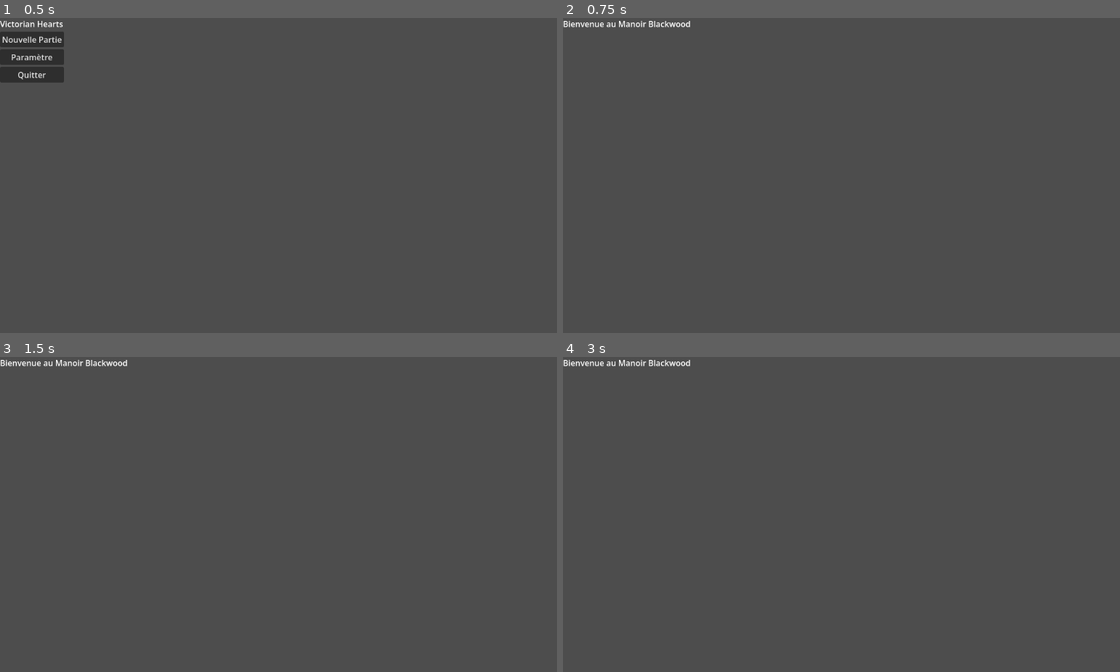
Above: before the commit, frames 1-4 (two rows, left to right).
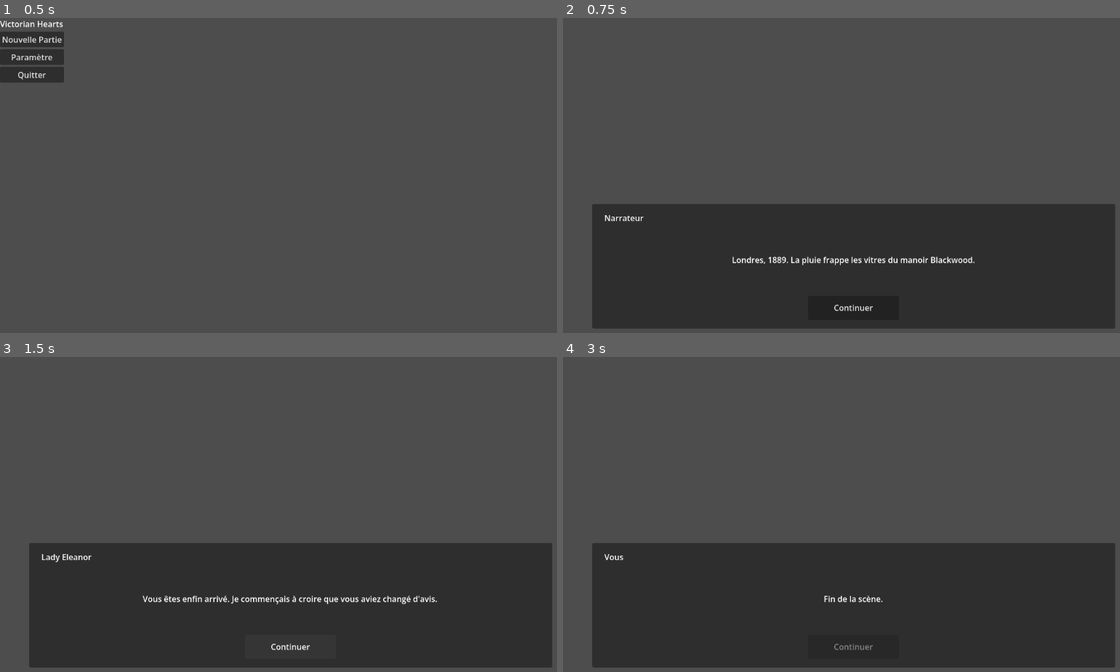
Above: after the commit, the same moments.

Repository: BaptisteKara90/dating-sim
Game: Godot game, scene res://scenes/menu/MainMenu.tscn
Same seed, same stepped clock (60 frames per second), same inputs: the game is played once before the commit and once after it.
Inputs (mouse positions are in pixels of both pictures, inside the frame that each line leads up to):
- Up to frame 1 (0.5 s): no input
- Up to frame 2 (0.75 s): click "Nouvelle Partie" at 0.5 s
- Up to frame 3 (1.5 s): click (289, 646) at 1.25 s, where only the run after the commit has a clickable "Continuer"
- Up to frame 4 (3 s): click (852, 646) at 2 s, where only the run after the commit has a clickable "Continuer"; click (852, 646) at 2.75 s, where only the run after the commit has a clickable "Continuer"

Frame 1 is identical in both runs. In frame 2, 37% of the frame differs, in the area x 0-100%, y 0-99%; in frame 3, 36%; in frame 4, 37%.

Commit message:
first scene

Diff:
--- /dev/null
+++ b/data/dialogues/intro.json
@@ -0,0 +1,17 @@
+[
+  {
+    "id": "intro_01",
+    "speaker": "Narrateur",
+    "text": "Londres, 1889. La pluie frappe les vitres du manoir Blackwood."
+  },
+  {
+    "id": "intro_02",
+    "speaker": "Lady Eleanor",
+    "text": "Vous êtes enfin arrivé. Je commençais à croire que vous aviez changé d'avis."
+  },
+  {
+    "id": "intro_03",
+    "speaker": "Vous",
+    "text": "Je n'aurais manqué cette invitation pour rien au monde."
+  }
+]
--- a/scenes/game/Game.tscn
+++ b/scenes/game/Game.tscn
@@ -1,13 +1,67 @@
 [gd_scene format=3 uid="uid://be4vtk61p68rq"]
 
-[node name="Control" type="Control" unique_id=41116574]
+[ext_resource type="Script" uid="uid://nb7s15580nwn" path="res://scripts/Game.gd" id="1_klkup"]
+
+[node name="Game" type="Control" unique_id=41116574]
 layout_mode = 3
-anchors_preset = 0
-offset_right = 40.0
-offset_bottom = 40.0
+anchor_right = 1.0
+anchor_bottom = 1.0
+grow_horizontal = 2
+grow_vertical = 2
+script = ExtResource("1_klkup")
 
-[node name="Label" type="Label" parent="." unique_id=146367504]
-layout_mode = 0
-offset_right = 40.0
-offset_bottom = 23.0
-text = "Bienvenue au Manoir Blackwood"
+[node name="Background" type="TextureRect" parent="." unique_id=1560218414]
+layout_mode = 1
+anchors_preset = 15
+anchor_right = 1.0
+anchor_bottom = 1.0
+grow_horizontal = 2
+grow_vertical = 2
+
+[node name="UI" type="Control" parent="." unique_id=1180775112]
+layout_mode = 1
+anchor_right = 1.0
+anchor_bottom = 1.0
+grow_horizontal = 2
+grow_vertical = 2
+
+[node name="DialogueBox" type="PanelContainer" parent="UI" unique_id=2112520239]
+layout_mode = 1
+anchors_preset = -1
+anchor_left = 0.05
+anchor_top = 0.7
+anchor_right = 0.95
+anchor_bottom = 0.95
+offset_top = -85.0
+grow_horizontal = 2
+grow_vertical = 0
+
+[node name="MarginContainer" type="MarginContainer" parent="UI/DialogueBox" unique_id=528226444]
+layout_mode = 2
+theme_override_constants/margin_left = 24
+theme_override_constants/margin_top = 16
+theme_override_constants/margin_right = 24
+theme_override_constants/margin_bottom = 16
+
+[node name="VBoxContainer" type="VBoxContainer" parent="UI/DialogueBox/MarginContainer" unique_id=1536510854]
+layout_mode = 2
+alignment = 2
+
+[node name="SpeakerLabel" type="Label" parent="UI/DialogueBox/MarginContainer/VBoxContainer" unique_id=1928025616]
+layout_mode = 2
+
+[node name="TextLabel" type="Label" parent="UI/DialogueBox/MarginContainer/VBoxContainer" unique_id=1720454407]
+custom_minimum_size = Vector2(600, 0)
+layout_mode = 2
+size_flags_vertical = 6
+horizontal_alignment = 1
+vertical_alignment = 1
+autowrap_mode = 2
+
+[node name="ContinueButton" type="Button" parent="UI/DialogueBox/MarginContainer/VBoxContainer" unique_id=2013615223]
+custom_minimum_size = Vector2(180, 48)
+layout_mode = 2
+size_flags_horizontal = 4
+text = "Continuer"
+
+[connection signal="pressed" from="UI/DialogueBox/MarginContainer/VBoxContainer/ContinueButton" to="." method="_on_continue_button_pressed"]
--- /dev/null
+++ b/scripts/Game.gd
@@ -0,0 +1,31 @@
+extends Control
+
+@onready var speaker_label: Label = $UI/DialogueBox/MarginContainer/VBoxContainer/SpeakerLabel
+@onready var text_label: Label = $UI/DialogueBox/MarginContainer/VBoxContainer/TextLabel
+@onready var continue_button: Button = $UI/DialogueBox/MarginContainer/VBoxContainer/ContinueButton
+
+var dialogues: Array = []
+var current_index: int = 0
+
+func _ready():
+	load_dialogues("res://data/dialogues/intro.json")
+	show_dialogue()
+
+func load_dialogues(path: String):
+	var file = FileAccess.open(path, FileAccess.READ)
+	var content = file.get_as_text()
+	dialogues = JSON.parse_string(content)
+
+func show_dialogue():
+	if current_index >= dialogues.size():
+		text_label.text = "Fin de la scène."
+		continue_button.disabled = true
+		return
+
+	var line = dialogues[current_index]
+	speaker_label.text = line["speaker"]
+	text_label.text = line["text"]
+
+func _on_continue_button_pressed():
+	current_index += 1
+	show_dialogue()
Not shown, added: scripts/Game.gd.uid
